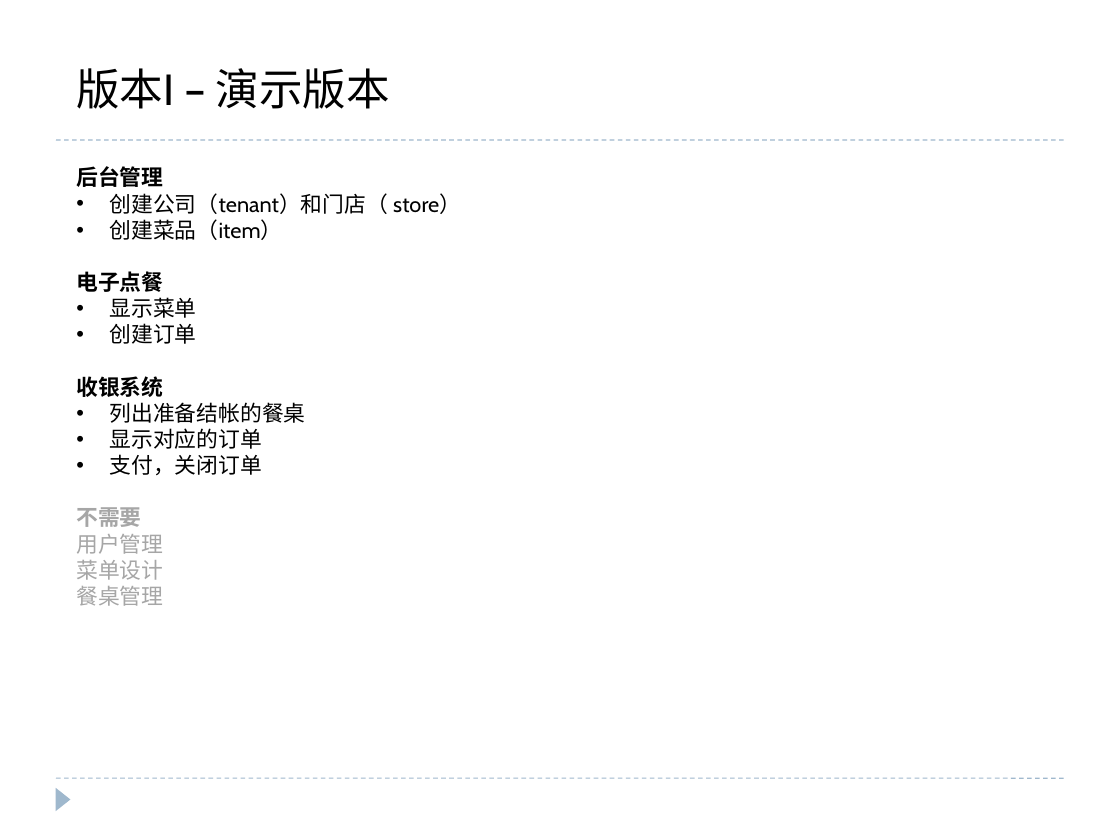
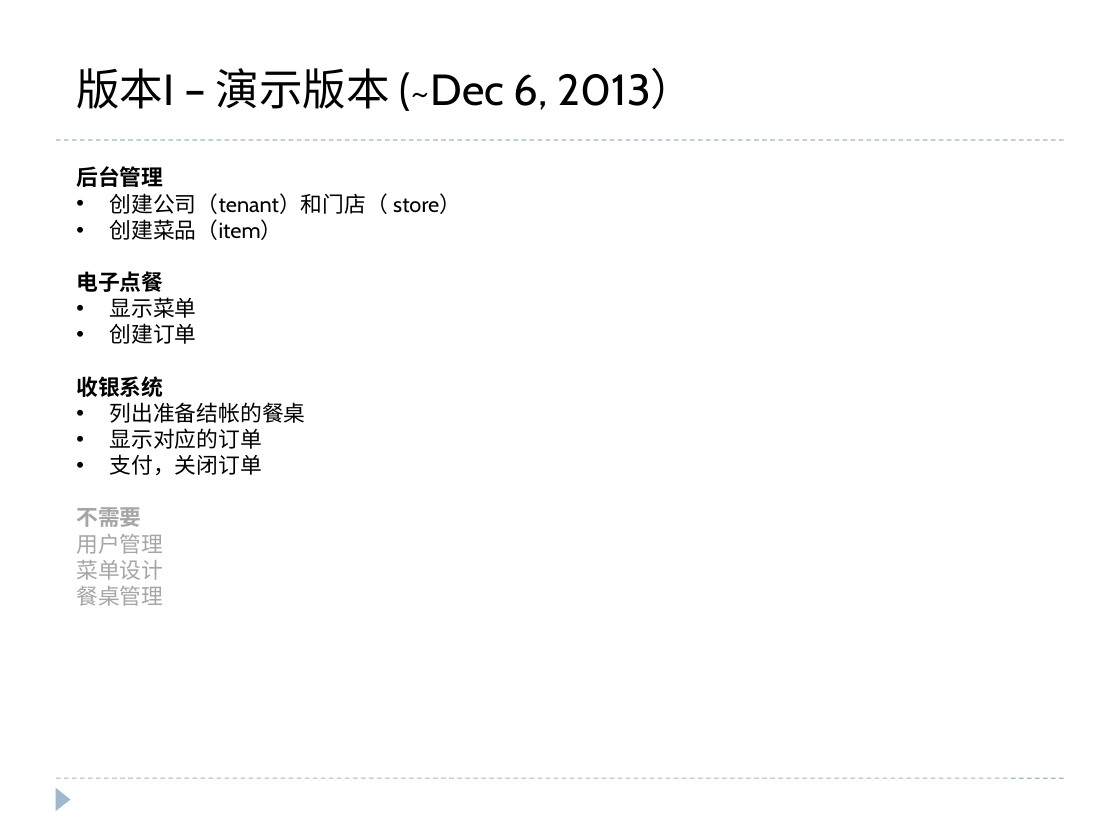
Before and after one commit to sala223/DelicacyFusion, a slide deck: slide 4 of modules/android/android-client/doc/Overview.pptx. Drawn at 1120x840 pixels with LibreOffice and Linux fonts; fonts in the diff are those of the drawing. Boxes give left, top, right and bottom in pixels: in the first picture for what was removed or moved away, otherwise in the second. Text is boxed around its words. In the diff, an @@ line names an element or a change of style, - is before the commit and + after.

```diff
--- a/modules/android/android-client/doc/Overview.pptx
+++ b/modules/android/android-client/doc/Overview.pptx
@@ text at bbox=[76, 68, 695, 111]: text changed @@
-版本I – 演示版本
+版本I – 演示版本 (~Dec 6, 2013）
```
Also in this commit, not shown: 3 other slides changed, 16 slides added, 1 slide removed, 10 other files.
